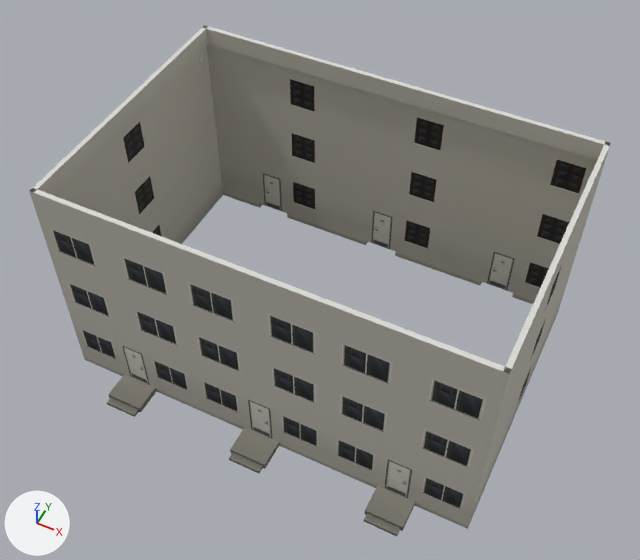
One commit to the glTF model assets/coronado_kit/modular/examples_renamed/apt_row/mod_apt_row_mid.glb: the scene before it, then after it.
One viewpoint serves both versions: a camera (50 mm lens) standing at (10.9, -22.5, 31.7) and looking at (0.0, -0.7, 4.5). The axes (+X, +Y, +Z) are drawn at lower left. The lights are the same throughout. The first picture is the older version. Vertices at exactly the same position are counted once.

Objects in the first picture: 'mod_apt_row_mid'.
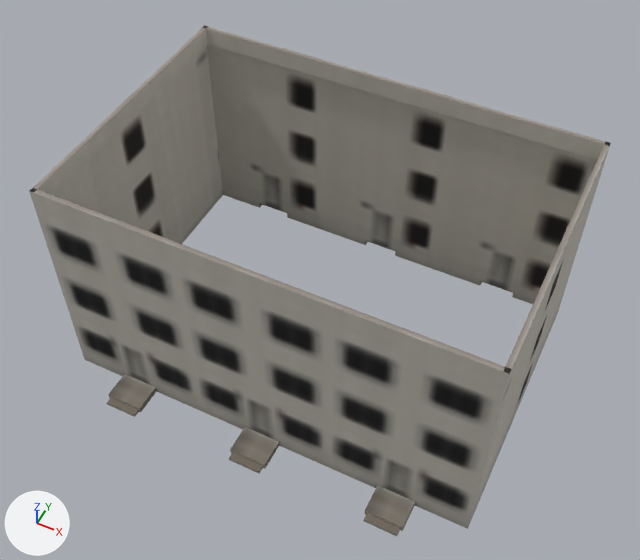
Boxes (x1, y1, x2, y2) around the edits, measured in the pictures (640 x 560 px):
'mod_apt_row_mid', surface changed
    both: (29, 25, 611, 536)

The change, as a list of edits to the scene's bpy script:
```text
Add img_bld_lod_color_b_png:
    img_bld_lod_color_b_png = load_image('bld_lod_color_b.png', '../../../textures/bld_lod_color_b.png', 1024, 1024, 'sRGB')
Change mat_bld_mid:
    where n4 = _N.new('ShaderNodeTexImage'); n4.name = 'Image Texture'
    n4.image: img_city_color_png -> img_bld_lod_color_b_png
    add n4.extension = 'EXTEND'
Change me_mod_apt_row_mid:
    where me_mod_apt_row_mid.from_pydata(...)  # 446 vertices, 776 faces; spans x -9.0..9.0, y -7.5..7.5, z 0.0..10.1
    used by ob_mod_apt_row_mid; location = (0.0, 0.0, 0.0)
    me_mod_apt_row_mid part 1: texture (UV) coordinates of 776 of 776 faces, centred in x -9.0..9.0, y -7.5..7.5, z 0.1..10.1, changed; they spanned u 0.01..0.78, v 0.02..0.48 and now span u 0.0..0.98, v 0.0..0.73
```
